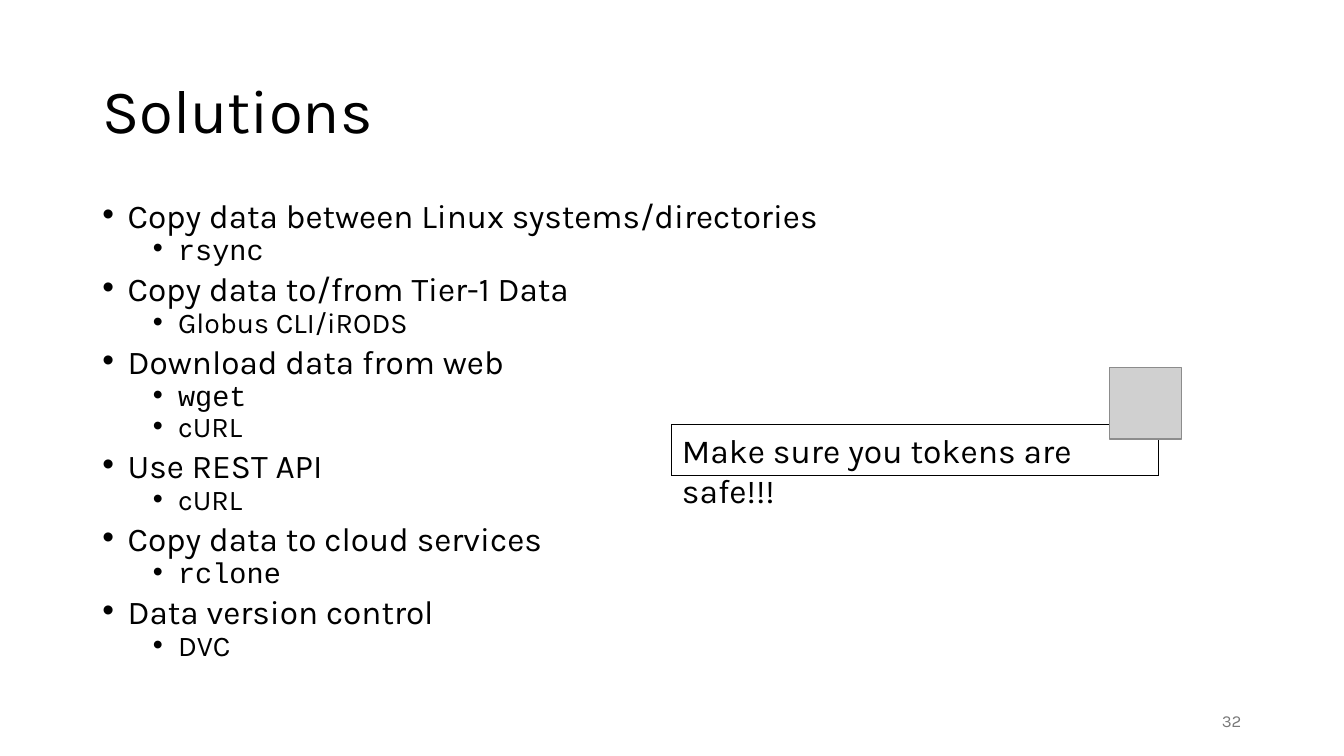
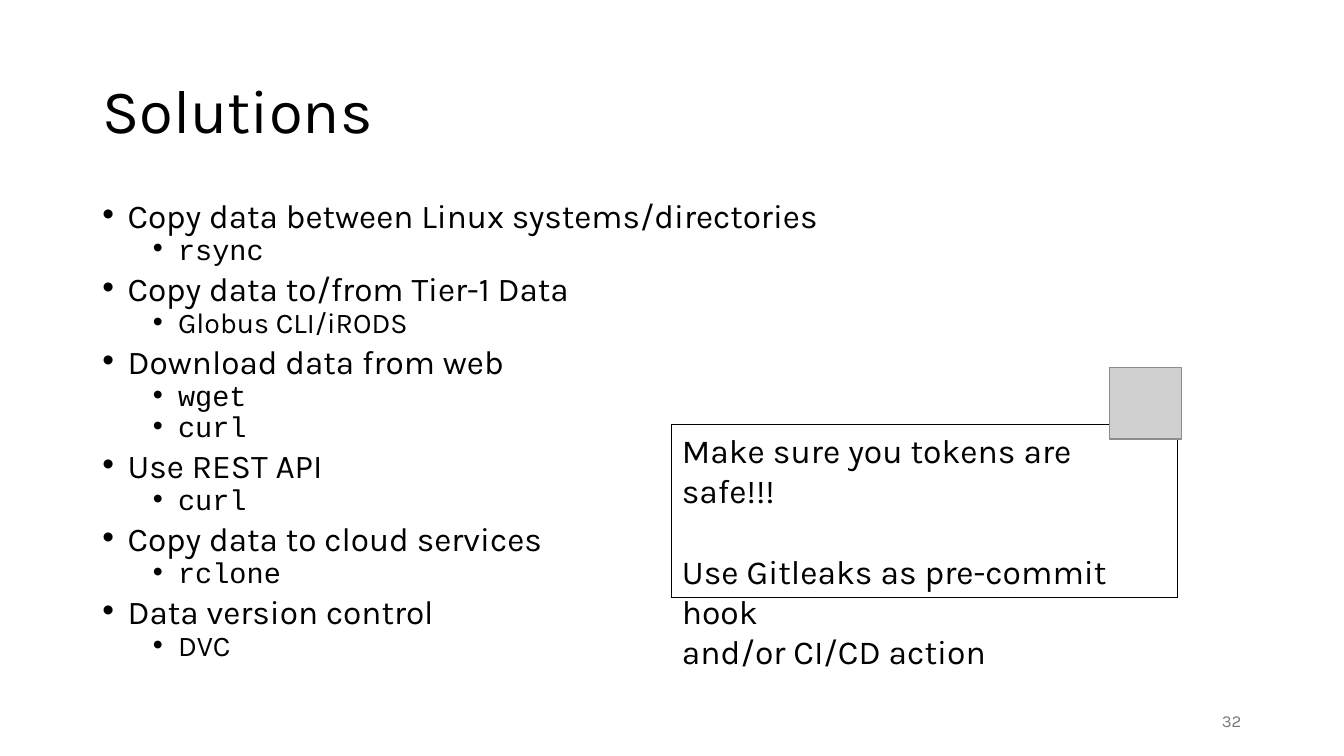
Before and after one commit to gjbex/Workflows-for-HPC, a slide deck: slide 32 of workflow_for_HPC.pptx. Drawn at 1344x756 pixels with LibreOffice and Linux fonts; fonts in the diff are those of the drawing; grey boxes stand for pictures. Boxes give left, top, right and bottom in pixels: in the first picture for what was removed or moved away, otherwise in the second. Text is boxed around its words. In the diff, an @@ line names an element or a change of style, - is before the commit and + after.

```diff
--- a/workflow_for_HPC.pptx
+++ b/workflow_for_HPC.pptx
@@ text at <box>178,417,247,438</box>: text changed; font Karla to Courier New @@
-  • cURL
+  • curl
@@ rectangle "Make sure you tokens are ...": place and size @@
-rectangle "Make sure you tokens are ..." at <box>673,424,1159,475</box>
+rectangle "Make sure you tokens are ..." at <box>673,424,1179,598</box>
@@ text in rectangle at <box>682,440,1107,667</box>: text changed @@
-Make sure you tokens are safe!!!
+Make sure you tokens are safe!!!
+Use Gitleaks as pre-commit hook
+and/or CI/CD action
@@ text at <box>178,490,247,511</box>: text changed; font Karla to Courier New @@
-  • cURL
+  • curl
```
Also in this commit, not shown: 7 other slides changed.
